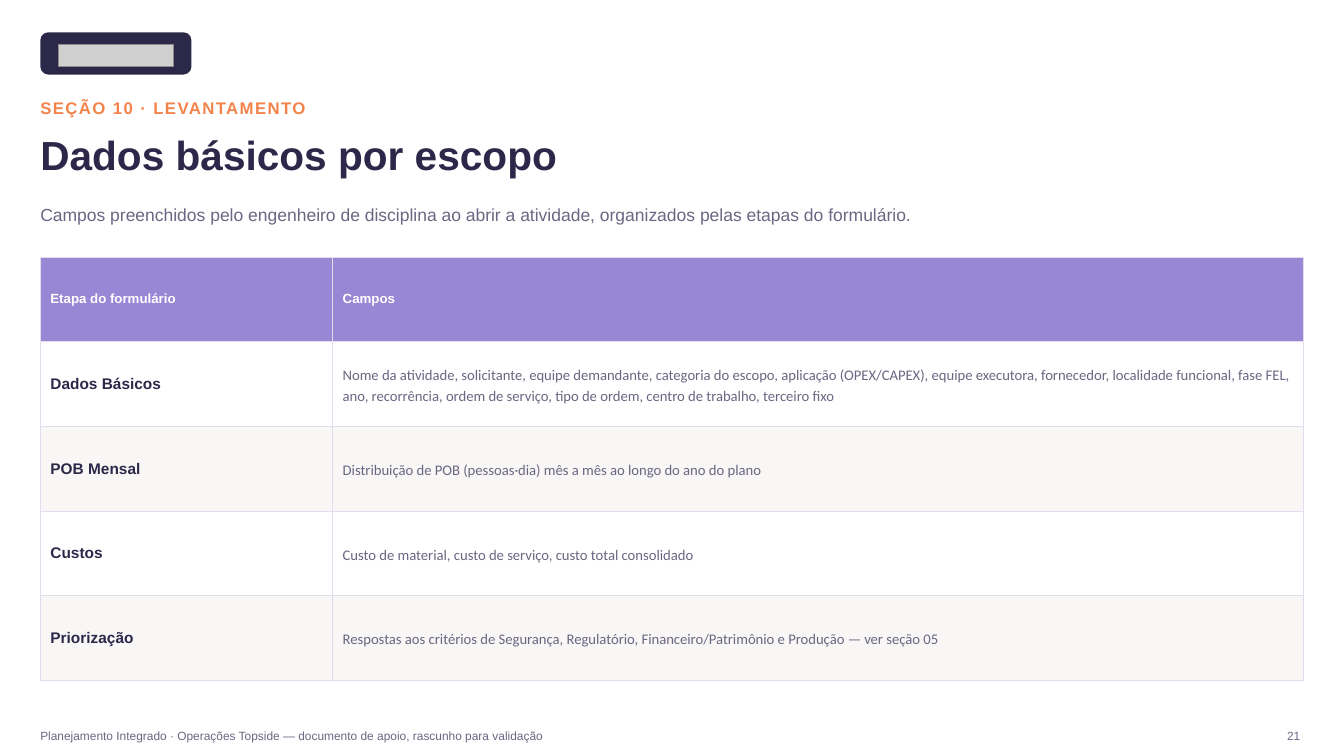
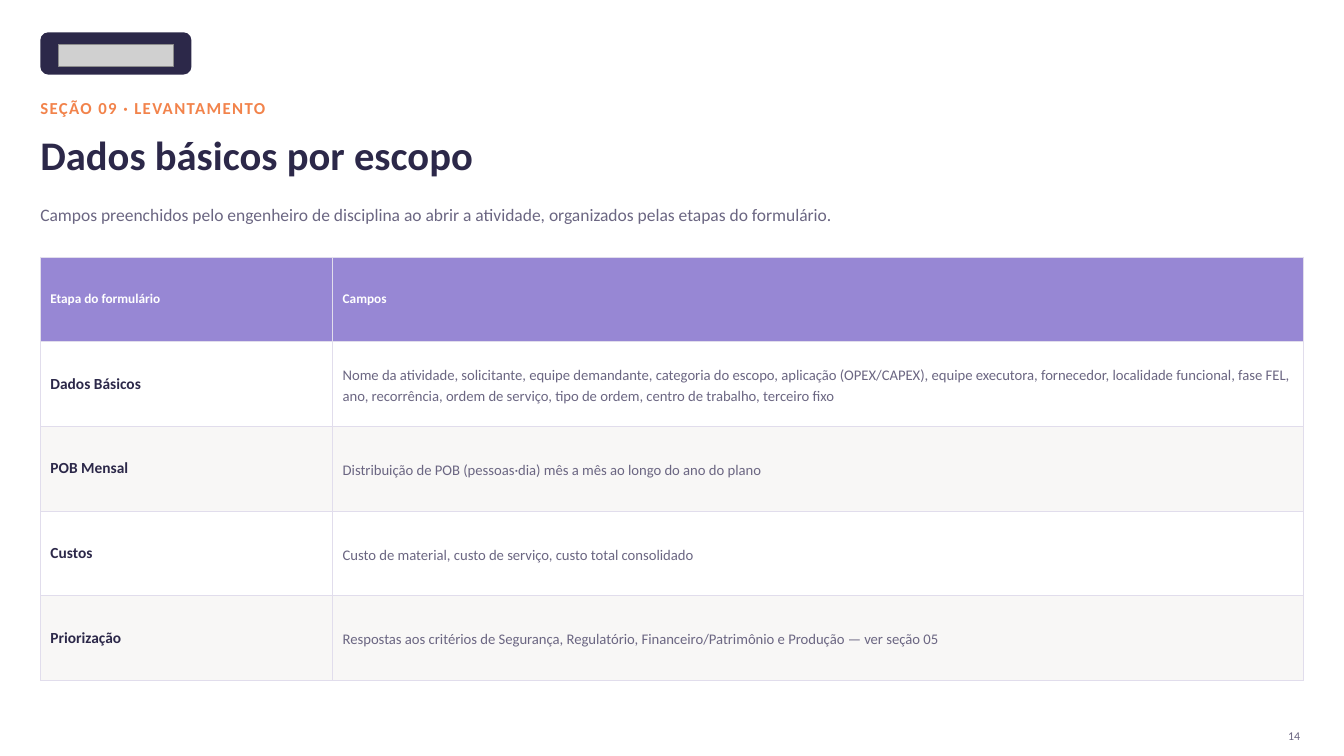
Before and after one commit to LucasRibaas/Planejamento, a slide deck: slide 15 of Planejamento_Integrado_Operacoes_Topside.pptx (slide 22 before the commit). Drawn at 1344x756 pixels with LibreOffice and Linux fonts; fonts in the diff are those of the drawing; grey boxes stand for pictures. Boxes give left, top, right and bottom in pixels: in the first picture for what was removed or moved away, otherwise in the second. Text is boxed around its words. In the diff, an @@ line names an element or a change of style, - is before the commit and + after.

```diff
--- a/Planejamento_Integrado_Operacoes_Topside.pptx
+++ b/Planejamento_Integrado_Operacoes_Topside.pptx
@@ text at box(40, 101, 265, 117): text changed; font Arial to Calibri @@
-SEÇÃO 10 · LEVANTAMENTO
+SEÇÃO 09 · LEVANTAMENTO
@@ text "Dados básicos por escopo" at box(40, 141, 473, 177): font Arial to Calibri @@
@@ text "Campos preenchidos pelo engenheiro de ..." at box(40, 209, 831, 224): font Arial to Calibri @@
@@ table at box(40, 257, 1304, 681) @@
@@ font Arial to Calibri in "Etapa do formulário", "Campos", "Dados Básicos", "POB Mensal" and 2 more places @@
@@ text removed at box(40, 731, 542, 743) @@
-Planejamento Integrado · Operações Topside — documento de apoio, rascunho para validação
@@ text at box(1288, 732, 1300, 740): text changed; font Arial to Calibri @@
-21
+14
```
Also in this commit, not shown: 17 other slides changed, 5 slides added, 8 slides removed, 1 other file.
